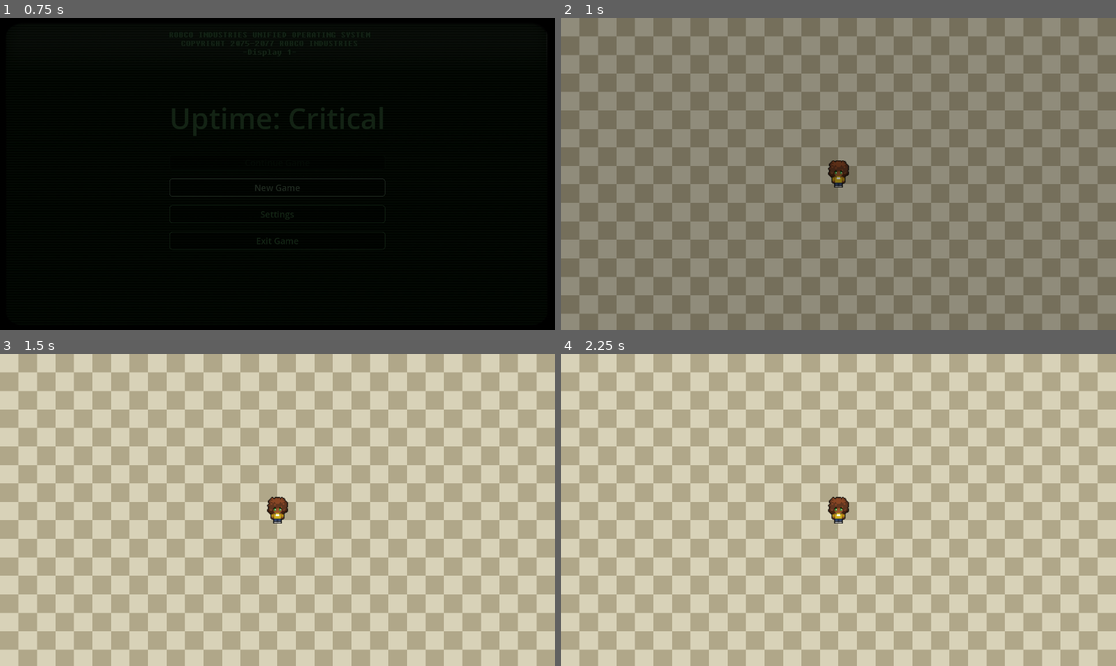
Above: before the commit, frames 1-4 (two rows, left to right).
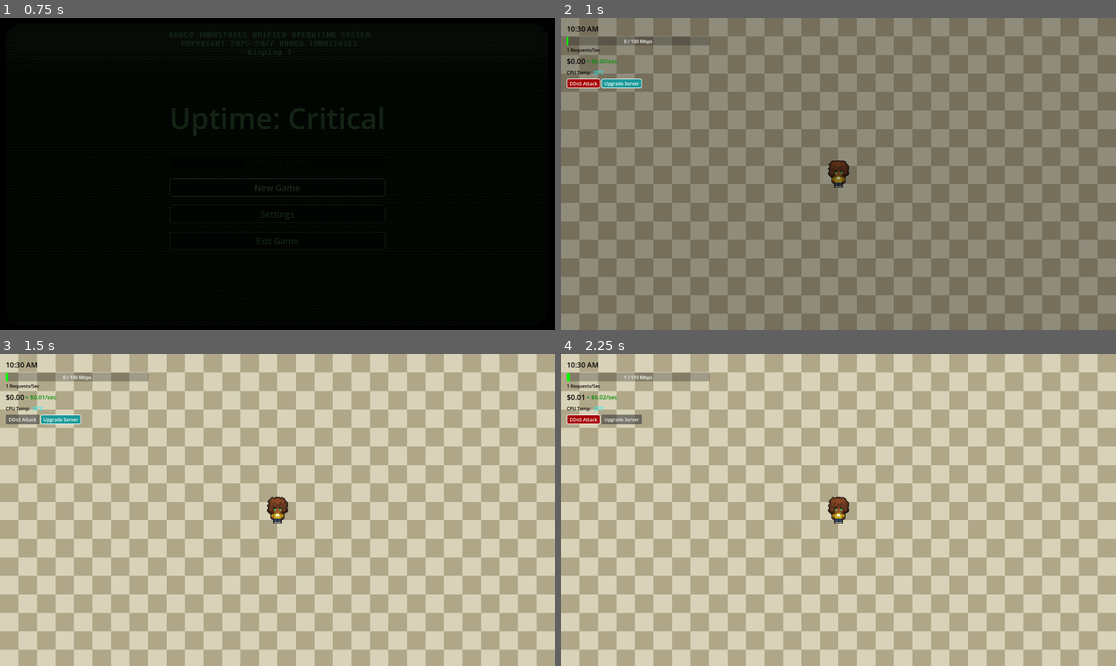
Above: after the commit, the same moments.

Repository: Stratoverus/Uptime-Critical
Game: Godot game, scene res://scenes/ui/MainMenu/main_menu.tscn
Same seed, same stepped clock (60 frames per second), same inputs: the game is played once before the commit and once after it.
Inputs (mouse positions are in pixels of both pictures, inside the frame that each line leads up to):
- Up to frame 1 (0.75 s): click "New Game" at 0.5 s
- Up to frame 2 (1 s): no input
- Up to frame 3 (1.5 s): click (22, 419) at 1.25 s, where only the run after the commit has a clickable "DDoS Attack"
- Up to frame 4 (2.25 s): click (622, 419) at 2 s, where only the run after the commit has a clickable "Upgrade Server"

Frame 1 is identical in both runs. In frame 2, 1.3% of the frame differs, in the area x 1-27%, y 2-23%; in frame 3, 1.3%; in frame 4, 1.3%.

Commit message:
save my work

Diff:
--- a/assets/themes/ui_theme.tres
+++ b/assets/themes/ui_theme.tres
@@ -66,3 +66,6 @@
 Button/styles/hover = SubResource("StyleBoxFlat_ftahe")
 Button/styles/normal = SubResource("StyleBoxFlat_id6vg")
 Button/styles/pressed = SubResource("StyleBoxFlat_yvafq")
+TooltipLabel/colors/font_color = Color(0, 0, 0, 1)
+TooltipLabel/colors/font_outline_color = Color(0, 0, 0, 1)
+TooltipLabel/font_sizes/font_size = 25
--- a/project.godot
+++ b/project.godot
@@ -13,7 +13,7 @@
 config/name="Uptime: Critical"
 run/main_scene="uid://03ldyiyyegrm"
 config/features=PackedStringArray("4.6", "Mobile")
-run/max_fps=60
+run/max_fps=165
 config/icon="res://icon.svg"
 
 [autoload]
--- /dev/null
+++ b/scenes/maps/testMap/canvas_layer.gd
@@ -0,0 +1,122 @@
+extends CanvasLayer
+
+@onready var traffic_bar = $Control/MarginContainer/HUDContainer/TrafficContainer/TrafficBar
+@onready var rps_label = $Control/MarginContainer/HUDContainer/TrafficContainer/RPSLabel
+@onready var cash_label = $Control/MarginContainer/HUDContainer/MoneyContainer/RevenueLabel
+@onready var revenue_label = $Control/MarginContainer/HUDContainer/MoneyContainer/IncomeLabel
+@onready var temp_label = $Control/MarginContainer/HUDContainer/TempContainer/Temp
+
+# Game State Variables
+var revenue = 0.0
+var income_rate = 0.0
+var base_growth_rate = 0.01
+var current_load = 0.0
+var ddos_load = 0.0
+var temperature = 35.0 # Starting room temp
+var target_ratio = 0.1
+var current_display_ratio = 0.1
+var update_timer = 0.0
+var temp_home_x: float
+
+
+func _ready():
+	# Wait one frame for containers to finish setting up
+	await get_tree().process_frame
+	# Record where the label starts so we can always return to center
+	temp_home_x = temp_label.position.x
+
+func _process(delta: float):
+	# 1. Calculate Traffic Growth
+	current_load += (traffic_bar.max_value * base_growth_rate) * delta
+
+	# 2. Update the visual bar
+	var total_active_traffic = current_load + ddos_load
+	traffic_bar.update_display(total_active_traffic)
+
+	# Update the Target Ratio every 0.5 seconds (prevents the 'jitter')
+	update_timer += delta
+	if update_timer > 0.5:
+		# Pick a new ratio between 5-20 Mbps/person
+		target_ratio = randf_range(0.08, 0.12)
+		update_timer = 0.0
+
+	# 2. Smoothly slide the current ratio toward the target
+	# 'delta * 2.0' controls the "speed" of the hover (increase for faster moves)
+	current_display_ratio = lerp(current_display_ratio, target_ratio, delta * 2.0)
+	var smoothed_rps = total_active_traffic * current_display_ratio
+
+	# Add a tiny bit of "visual noise" (1-2 points) so it doesn't look static
+	var jitter = randf_range(-0.5, 0.5)
+
+	if smoothed_rps < 1000:
+		jitter = 0
+
+	rps_label.text = "%d Requests/Sec" % ceil(smoothed_rps + jitter)
+
+	# 3. Handle Revenue (Earn $0.01 per Mbps every second)
+	revenue += (total_active_traffic * 0.01) * delta
+	cash_label.text = "$%.2f" % revenue
+
+	income_rate = (total_active_traffic * 0.01)
+	revenue_label.text = "+ $%.2f/sec" % income_rate
+
+	# 4. Handle Temperature (Temp rises if traffic > 70% of capacity)
+	update_temperature(total_active_traffic, delta)
+
+	# 5. Check for Crash
+	if temperature >= 100:
+		get_tree().paused = true
+		print("Server Meltdown! Final Revenue: ", revenue)
+
+func update_temperature(serverLoad, delta):
+	var usage_ratio = serverLoad / traffic_bar.max_value
+
+	# Logic for heating up/cooling down
+	if usage_ratio > 0.7:
+		temperature += 2.0 * delta
+	else:
+		temperature -= 1.0 * delta
+
+	temperature = clamp(temperature, 35, 100)
+	temp_label.text = "%d°C" % int(temperature)
+
+	# --- COLOR LOGIC ---
+	# We calculate a 'heat_percentage' from 0.0 to 1.0
+	# 35 is 0%, 100 is 100%
+	var heat_perc = (temperature - 35) / (100 - 35)
+
+	var cold_color = Color.CYAN
+	var hot_color = Color.RED
+
+	# Apply the color to the text
+	temp_label.modulate = cold_color.lerp(hot_color, heat_perc)
+
+	if temperature > 90:
+			# We set the position to the HOME plus a random offset
+			temp_label.position.x = temp_home_x + randf_range(-2, 2)
+	else:
+		# If it's cool, make sure it stays at the home position
+		temp_label.position.x = temp_home_x
+
+
+func _on_ddos_button_pressed() -> void:
+	# 1. Calculate 20% of capacity
+	var attack_amount = traffic_bar.value * 0.25
+
+	# 2. Add it to our "temporary" tracking variable
+	ddos_load += attack_amount
+
+	# 3. Start a 10-second countdown to remove it
+	# We use a SceneTreeTimer so we don't have to create a node manually
+	get_tree().create_timer(10.0).timeout.connect(_end_ddos_attack.bind(attack_amount))
+
+	print("DDoS Started! +", attack_amount, " Mbps")
+
+func _end_ddos_attack(amount_to_remove: float):
+	# 4. Remove exactly what we added
+	ddos_load -= amount_to_remove
+	print("DDoS Attack ended.")
+
+
+func _on_upgrade_button_pressed() -> void:
+	traffic_bar.max_value = traffic_bar.max_value * 1.1
--- a/scenes/maps/testMap/testMap.tscn
+++ b/scenes/maps/testMap/testMap.tscn
@@ -1,12 +1,156 @@
 [gd_scene format=3 uid="uid://ey4pav7ya4xy"]
 
 [ext_resource type="PackedScene" uid="uid://cn6x5ssw581m4" path="res://scenes/player/player.tscn" id="1_cxwue"]
-[ext_resource type="Script" path="res://scripts/maps/checkerboard_floor.gd" id="2_uuq7d"]
+[ext_resource type="Script" uid="uid://cjyk1d6lpn01e" path="res://scripts/maps/checkerboard_floor.gd" id="2_uuq7d"]
+[ext_resource type="Theme" uid="uid://cgovku5fdfya3" path="res://assets/themes/ui_theme.tres" id="3_8ysvq"]
+[ext_resource type="Script" uid="uid://dl75p1j0weo4e" path="res://scenes/maps/testMap/traffic_bar.gd" id="3_c3qrg"]
+[ext_resource type="Script" uid="uid://cmyg1t6hm4rac" path="res://scenes/maps/testMap/canvas_layer.gd" id="3_tnotu"]
+
+[sub_resource type="StyleBoxFlat" id="StyleBoxFlat_c3qrg"]
+content_margin_left = 10.0
+content_margin_top = 5.0
+content_margin_right = 10.0
+content_margin_bottom = 5.0
+bg_color = Color(0.6455514, 1.8289685e-06, 3.3691526e-07, 1)
+border_width_left = 2
+border_width_top = 2
+border_width_right = 2
+border_width_bottom = 2
+border_color = Color(1, 1, 1, 1)
+corner_radius_top_left = 5
+corner_radius_top_right = 5
+corner_radius_bottom_right = 5
+corner_radius_bottom_left = 5
+
+[sub_resource type="StyleBoxFlat" id="StyleBoxFlat_8ysvq"]
+content_margin_left = 10.0
+content_margin_top = 5.0
+content_margin_right = 10.0
+content_margin_bottom = 5.0
+bg_color = Color(0.101960786, 0.6, 0.6, 1)
+border_width_left = 2
+border_width_top = 2
+border_width_right = 2
+border_width_bottom = 2
+border_color = Color(1, 1, 1, 1)
+corner_radius_top_left = 5
+corner_radius_top_right = 5
+corner_radius_bottom_right = 5
+corner_radius_bottom_left = 5
 
 [node name="TestMap" type="Node2D" unique_id=1954177505]
 
-[node name="CheckerboardFloor" type="Node2D" parent="."]
+[node name="CheckerboardFloor" type="Node2D" parent="." unique_id=1789086398]
 script = ExtResource("2_uuq7d")
 
-[node name="Player" parent="." instance=ExtResource("1_cxwue")]
+[node name="Player" parent="." unique_id=1583619331 instance=ExtResource("1_cxwue")]
 position = Vector2(960, 540)
+
+[node name="CanvasLayer" type="CanvasLayer" parent="." unique_id=1617902762]
+script = ExtResource("3_tnotu")
+
+[node name="Control" type="Control" parent="CanvasLayer" unique_id=890184133]
+layout_mode = 3
+anchors_preset = 15
+anchor_right = 1.0
+anchor_bottom = 1.0
+grow_horizontal = 2
+grow_vertical = 2
+
+[node name="MarginContainer" type="MarginContainer" parent="CanvasLayer/Control" unique_id=564560212]
+layout_mode = 0
+offset_right = 514.0
+offset_bottom = 99.0
+theme_override_constants/margin_left = 20
+theme_override_constants/margin_top = 20
+
+[node name="HUDContainer" type="VBoxContainer" parent="CanvasLayer/Control/MarginContainer" unique_id=1191675694]
+layout_mode = 2
+theme_override_constants/separation = 10
+
+[node name="StatsBar" type="HBoxContainer" parent="CanvasLayer/Control/MarginContainer/HUDContainer" unique_id=1655064097]
+layout_mode = 2
+theme_override_constants/separation = 15
+
+[node name="Time" type="Label" parent="CanvasLayer/Control/MarginContainer/HUDContainer/StatsBar" unique_id=139099530]
+layout_mode = 2
+theme = ExtResource("3_8ysvq")
+theme_type_variation = &"TooltipLabel"
+text = "10:30 AM"
+
+[node name="TrafficContainer" type="VBoxContainer" parent="CanvasLayer/Control/MarginContainer/HUDContainer" unique_id=782097779]
+layout_mode = 2
+
+[node name="TrafficBar" type="ProgressBar" parent="CanvasLayer/Control/MarginContainer/HUDContainer/TrafficContainer" unique_id=368270853]
+custom_minimum_size = Vector2(0, 30)
+layout_mode = 2
+show_percentage = false
+script = ExtResource("3_c3qrg")
+
+[node name="TrafficLabel" type="Label" parent="CanvasLayer/Control/MarginContainer/HUDContainer/TrafficContainer/TrafficBar" unique_id=1714462917]
+layout_mode = 1
+anchors_preset = 8
+anchor_left = 0.5
+anchor_top = 0.5
+anchor_right = 0.5
+anchor_bottom = 0.5
+offset_left = -20.0
+offset_top = -11.5
+offset_right = 20.0
+offset_bottom = 11.5
+grow_horizontal = 2
+grow_vertical = 2
+
+[node name="RPSLabel" type="Label" parent="CanvasLayer/Control/MarginContainer/HUDContainer/TrafficContainer" unique_id=1856545126]
+layout_mode = 2
+theme_override_colors/font_color = Color(0, 0, 0, 1)
+text = "887 RPS (Requests/sec)"
+
+[node name="MoneyContainer" type="HBoxContainer" parent="CanvasLayer/Control/MarginContainer/HUDContainer" unique_id=1483519986]
+layout_mode = 2
+
+[node name="RevenueLabel" type="Label" parent="CanvasLayer/Control/MarginContainer/HUDContainer/MoneyContainer" unique_id=1819286462]
+layout_mode = 2
+theme = ExtResource("3_8ysvq")
+theme_type_variation = &"TooltipLabel"
+text = "$4,871.49"
+vertical_alignment = 1
+
+[node name="IncomeLabel" type="Label" parent="CanvasLayer/Control/MarginContainer/HUDContainer/MoneyContainer" unique_id=1877335602]
+layout_mode = 2
+theme = ExtResource("3_8ysvq")
+theme_type_variation = &"TooltipLabel"
+theme_override_colors/font_color = Color(0, 0.5411765, 0, 1)
+theme_override_font_sizes/font_size = 20
+text = "+ $315.12/hr"
+vertical_alignment = 1
+
+[node name="TempContainer" type="HBoxContainer" parent="CanvasLayer/Control/MarginContainer/HUDContainer" unique_id=613485908]
+layout_mode = 2
+
+[node name="TempLabel" type="Label" parent="CanvasLayer/Control/MarginContainer/HUDContainer/TempContainer" unique_id=1327066591]
+layout_mode = 2
+theme_override_colors/font_color = Color(0, 0, 0, 1)
+text = "CPU Temp: "
+
+[node name="Temp" type="Label" parent="CanvasLayer/Control/MarginContainer/HUDContainer/TempContainer" unique_id=1280962340]
+layout_mode = 2
+
+[node name="TestingControls" type="HBoxContainer" parent="CanvasLayer/Control/MarginContainer/HUDContainer" unique_id=128546134]
+layout_mode = 2
+
+[node name="DDoSButton" type="Button" parent="CanvasLayer/Control/MarginContainer/HUDContainer/TestingControls" unique_id=1908075445]
+layout_mode = 2
+size_flags_horizontal = 0
+theme_override_colors/font_color = Color(1, 1, 1, 1)
+theme_override_styles/normal = SubResource("StyleBoxFlat_c3qrg")
+text = "DDoS Attack"
+
+[node name="UpgradeButton" type="Button" parent="CanvasLayer/Control/MarginContainer/HUDContainer/TestingControls" unique_id=384815839]
+layout_mode = 2
+theme_override_colors/font_color = Color(1, 1, 1, 1)
+theme_override_styles/normal = SubResource("StyleBoxFlat_8ysvq")
+text = "Upgrade Server"
+
+[connection signal="pressed" from="CanvasLayer/Control/MarginContainer/HUDContainer/TestingControls/DDoSButton" to="CanvasLayer" method="_on_ddos_button_pressed"]
+[connection signal="pressed" from="CanvasLayer/Control/MarginContainer/HUDContainer/TestingControls/UpgradeButton" to="CanvasLayer" method="_on_upgrade_button_pressed"]
--- /dev/null
+++ b/scenes/maps/testMap/traffic_bar.gd
@@ -0,0 +1,21 @@
+# TrafficBar.gd (Attached to the ProgressBar)
+extends ProgressBar
+
+var color_safe = Color.GREEN
+var color_danger = Color.RED
+
+func update_display(current_val: float):
+	# This function ONLY handles visuals
+	value = current_val
+
+	var filling_ratio = value / max_value
+	var current_color = color_safe.lerp(color_danger, filling_ratio)
+
+	var sb = get_theme_stylebox("fill").duplicate()
+	sb.bg_color = current_color
+	add_theme_stylebox_override("fill", sb)
+
+	if max_value < 1000:
+		$TrafficLabel.text = "%d / %d Mbps" % [int(value), int(max_value)]
+	else:
+		$TrafficLabel.text = "%.2f / %.2f Gbps" % [value/1000.0, max_value/1000.0]
Not shown, added: scenes/maps/testMap/canvas_layer.gd.uid
Not shown, added: scenes/maps/testMap/traffic_bar.gd.uid
